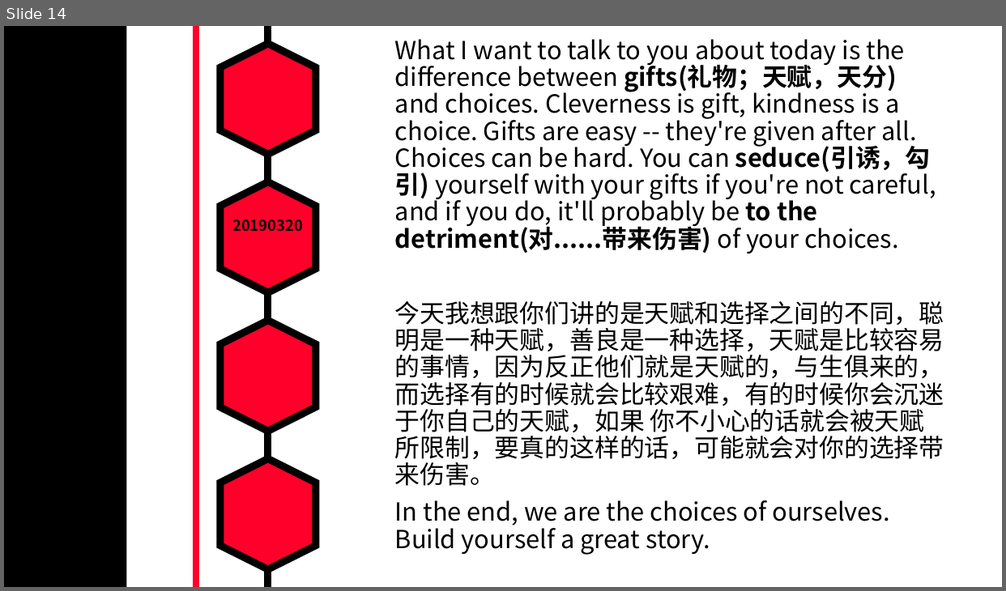
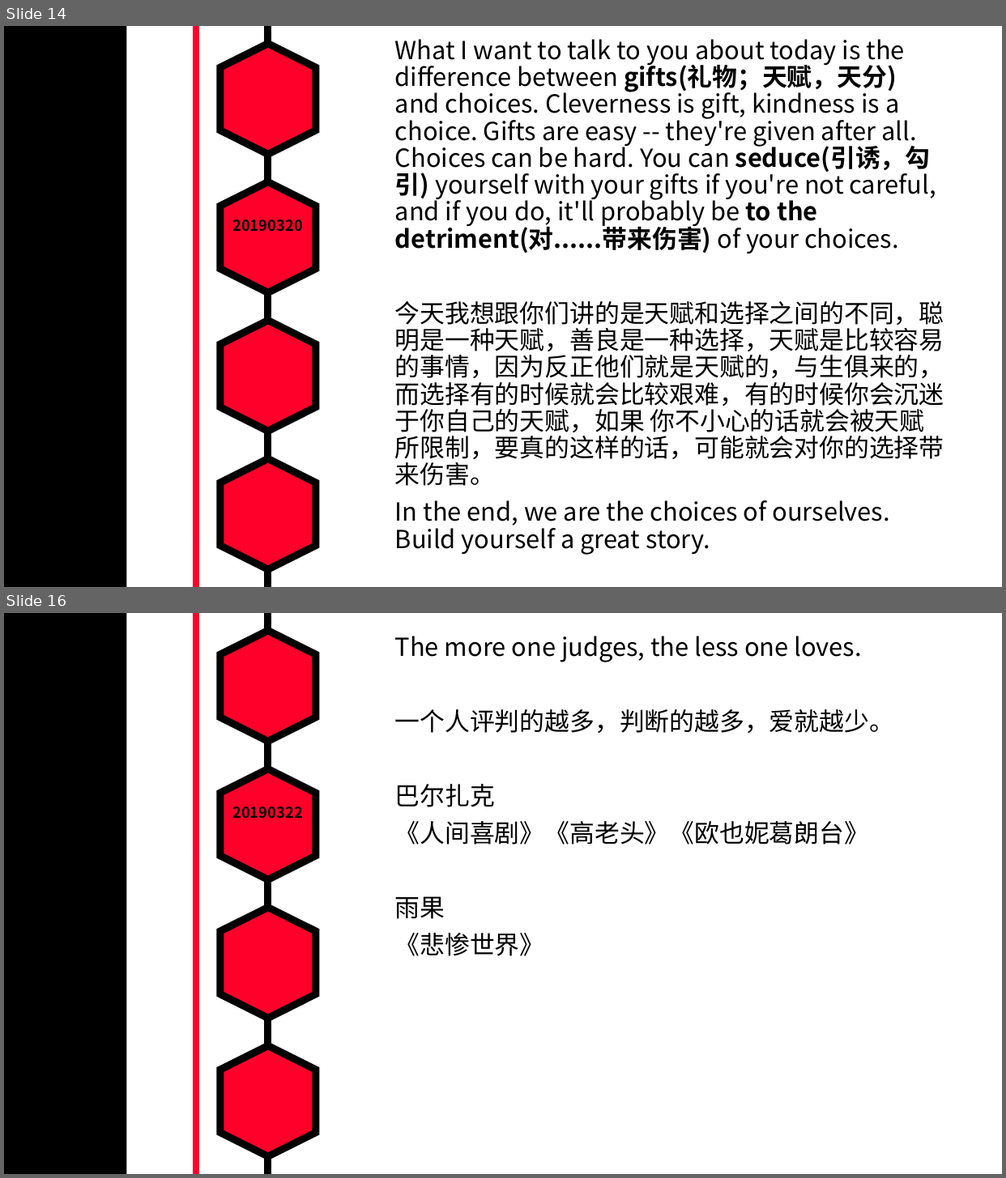
Before and after one commit to MarkShen1992/PPT-template, a slide deck: morning reading/iridescent english sentenses.pptx. Shown one above the other, each under a label of ours: slide 14 before the commit, slides 14 and 16 after it; the slides between them are not shown. The pictures are 1006x591 and 1006x1178 pixels, drawn with LibreOffice and Linux fonts; fonts in the diff are those of the drawing. Boxes give left, top, right and bottom in pixels: in the first picture for what was removed or moved away, otherwise in the second. Text is boxed around its words. In the diff, an @@ line names an element or a change of style, - is before the commit and + after.

```diff
--- a/morning reading/iridescent english sentenses.pptx
+++ b/morning reading/iridescent english sentenses.pptx
@@ slide 16 added at (4,613,1002,1174), background #FFFFFF; not listed: 7 template elements that a slide beside it also shows @@
@@ text added at (395,636,894,956), 24 pt, text #000000 @@
+The more one judges, the less one loves.
+一个人评判的越多，判断的越多，爱就越少。
+巴尔扎克
+《人间喜剧》《高老头》《欧也妮葛朗台》
+雨果
+《悲惨世界》
@@ text added at (232,807,303,819), 14.4 pt, text #000000, bold @@
+20190322
```
Also in this commit, not shown: 1 slide changed, 1 other slide added.
